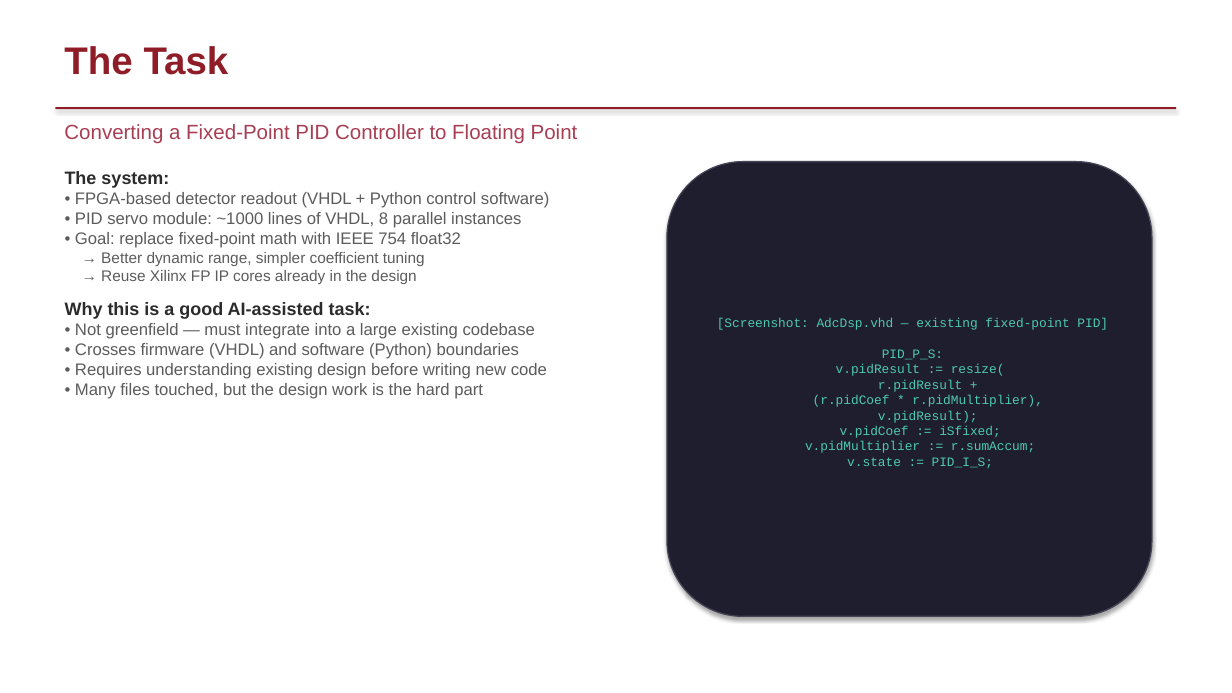
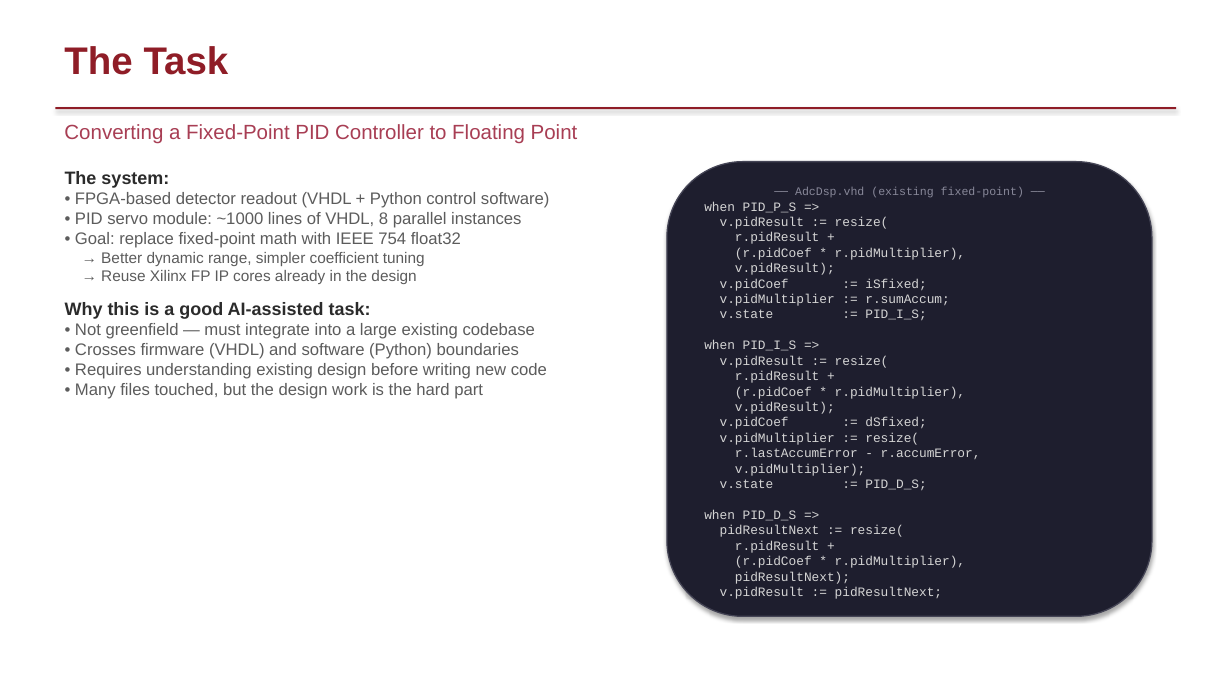
Before and after one commit to slaclab/warm-tdm, a slide deck: slide 2 of docs/plans/fp-dsp-pid/ECC_AI_Demo_Use_Case_2.pptx. Drawn at 1232x693 pixels with LibreOffice and Linux fonts; fonts in the diff are those of the drawing; background and template pictures are left out. Boxes give left, top, right and bottom in pixels: in the first picture for what was removed or moved away, otherwise in the second. Text is boxed around its words. In the diff, an @@ line names an element or a change of style, - is before the commit and + after.

```diff
--- a/docs/plans/fp-dsp-pid/ECC_AI_Demo_Use_Case_2.pptx
+++ b/docs/plans/fp-dsp-pid/ECC_AI_Demo_Use_Case_2.pptx
@@ text in rounded rectangle at [704, 187, 1024, 599]: text changed; text colour #4EC9B0 to #D4D4D4 @@
-[Screenshot: AdcDsp.vhd — existing fixed-point PID]
-PID_P_S:
-v.pidResult := resize(
-r.pidResult +
-(r.pidCoef * r.pidMultiplier),
-v.pidResult);
-v.pidCoef := iSfixed;
-v.pidMultiplier := r.sumAccum;
-v.state := PID_I_S;
+── AdcDsp.vhd (existing fixed-point) ──
+when PID_P_S =>
+v.pidResult := resize(
+r.pidResult +
+(r.pidCoef * r.pidMultiplier),
+v.pidResult);
+v.pidCoef := iSfixed;
+v.pidMultiplier := r.sumAccum;
+v.state := PID_I_S;
+when PID_I_S =>
+v.pidResult := resize(
+r.pidResult +
+(r.pidCoef * r.pidMultiplier),
+v.pidResult);
+v.pidCoef := dSfixed;
+v.pidMultiplier := resize(
+r.lastAccumError - r.accumError,
+v.pidMultiplier);
+v.state := PID_D_S;
+when PID_D_S =>
+pidResultNext := resize(
+r.pidResult +
+(r.pidCoef * r.pidMultiplier),
+pidResultNext);
+v.pidResult := pidResultNext;
```
Also in this commit, not shown: 4 other slides changed, 1 other file.
